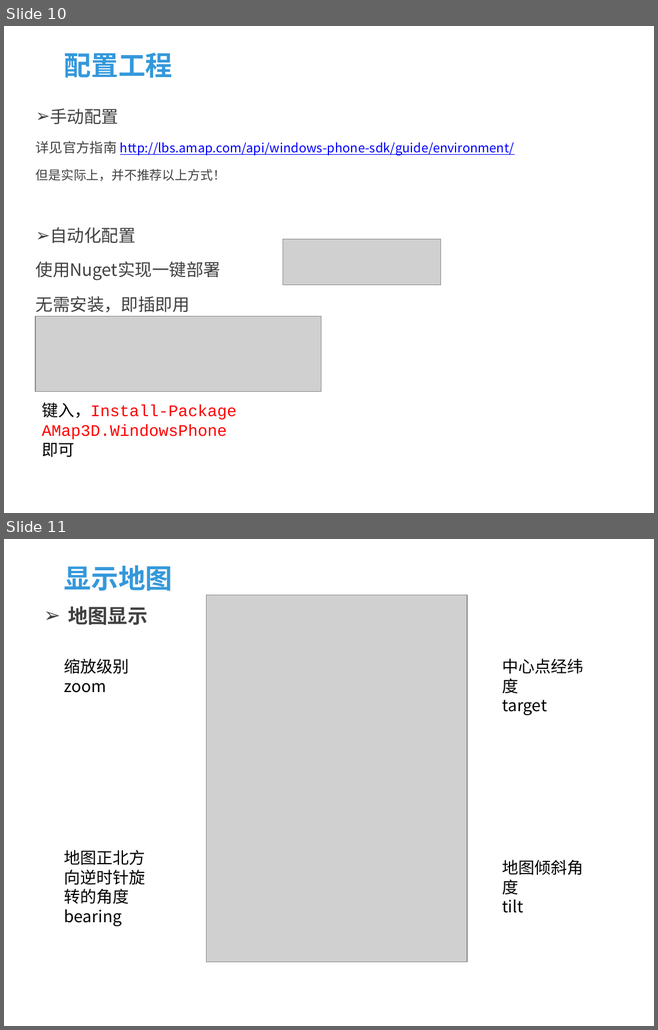
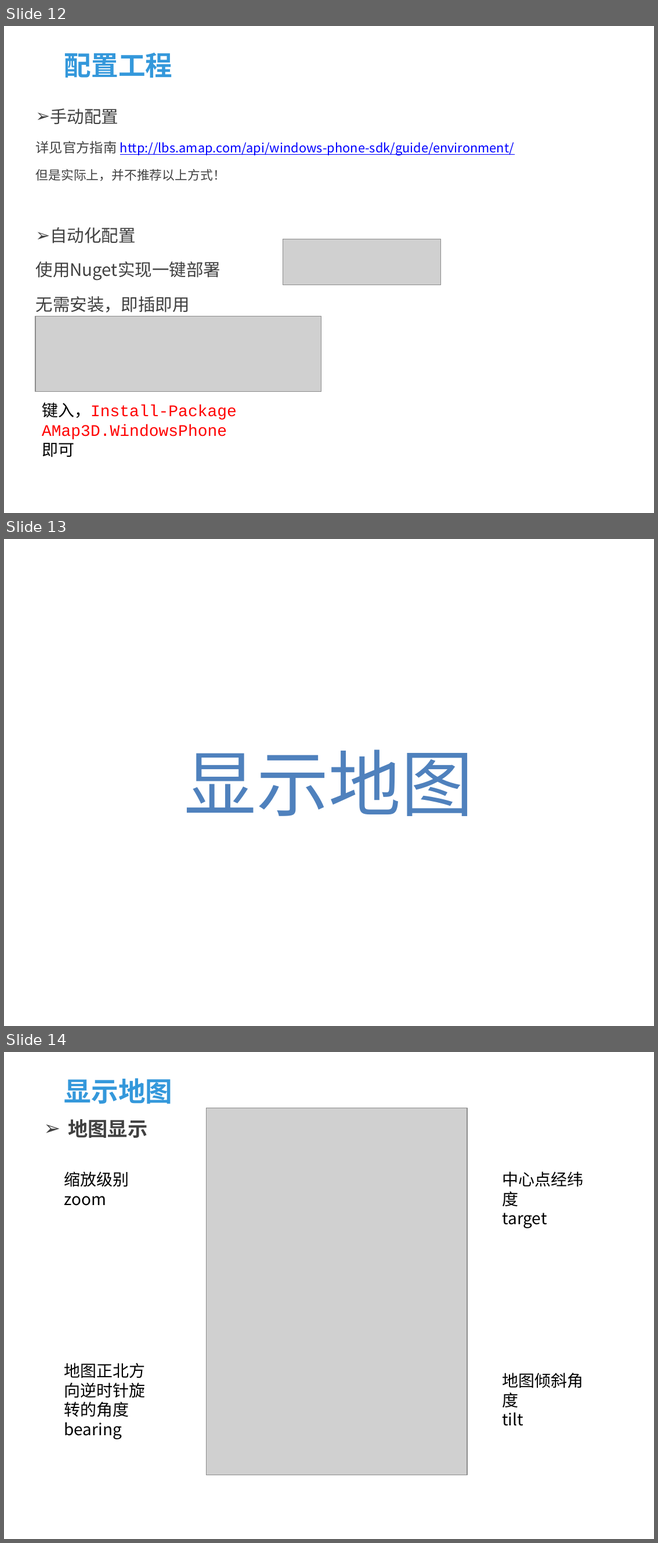
Before and after one commit to fifa0329/HelloAmap, a slide deck: 课程ppt/WP SDK开发指南1.pptx. Shown one above the other, each under a label of ours: slides 10 and 11 before the commit, slides 12, 13 and 14 after it. The pictures are 658x1030 and 658x1543 pixels, drawn with LibreOffice and Linux fonts; fonts in the diff are those of the drawing; grey boxes stand for pictures; background and template pictures are left out. Boxes give left, top, right and bottom in pixels: in the first picture for what was removed or moved away, otherwise in the second. Text is boxed around its words. In the diff, an @@ line names an element or a change of style, - is before the commit and + after.

```diff
--- a/课程ppt/WP SDK开发指南1.pptx
+++ b/课程ppt/WP SDK开发指南1.pptx
@@ slide 13 added at (4, 539, 654, 1026), background picture (left out) @@
@@ text added at (184, 750, 473, 816), 80 pt, text #4F81BD @@
+显示地图
@@ what was slide 10 is now slide 12 @@
@@ what was slide 11 is now slide 14 @@
```
Also in this commit, not shown: 6 slides changed, 4 other slides added, 3 other files.
